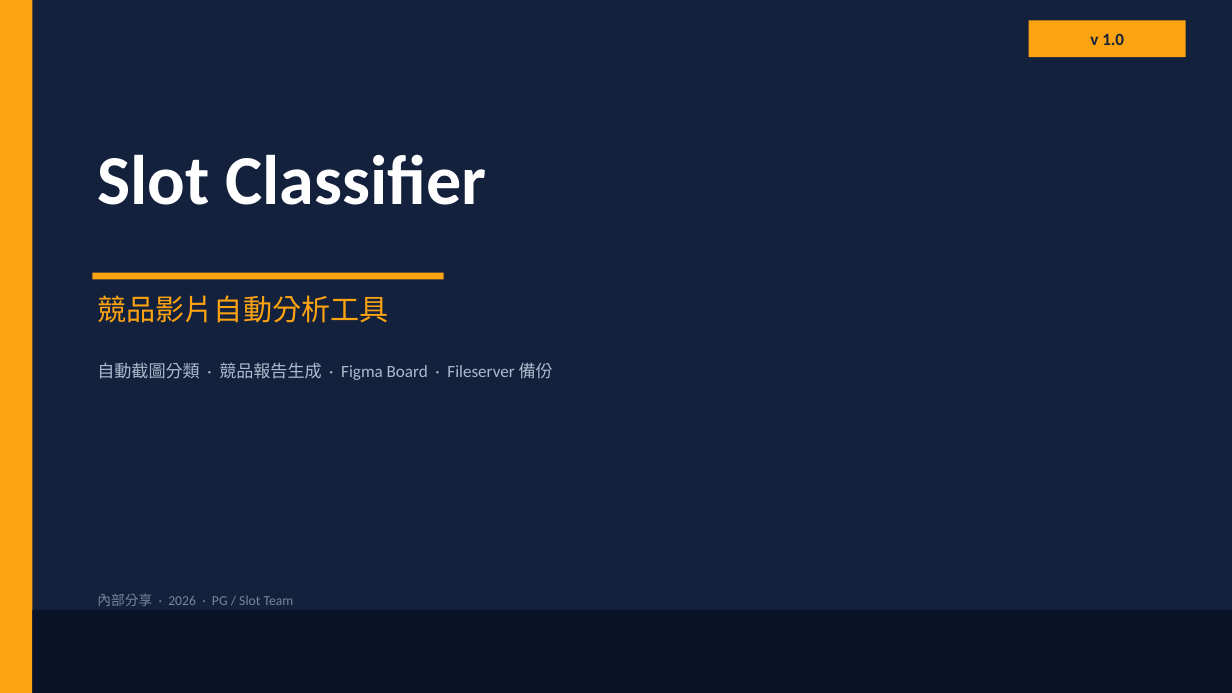
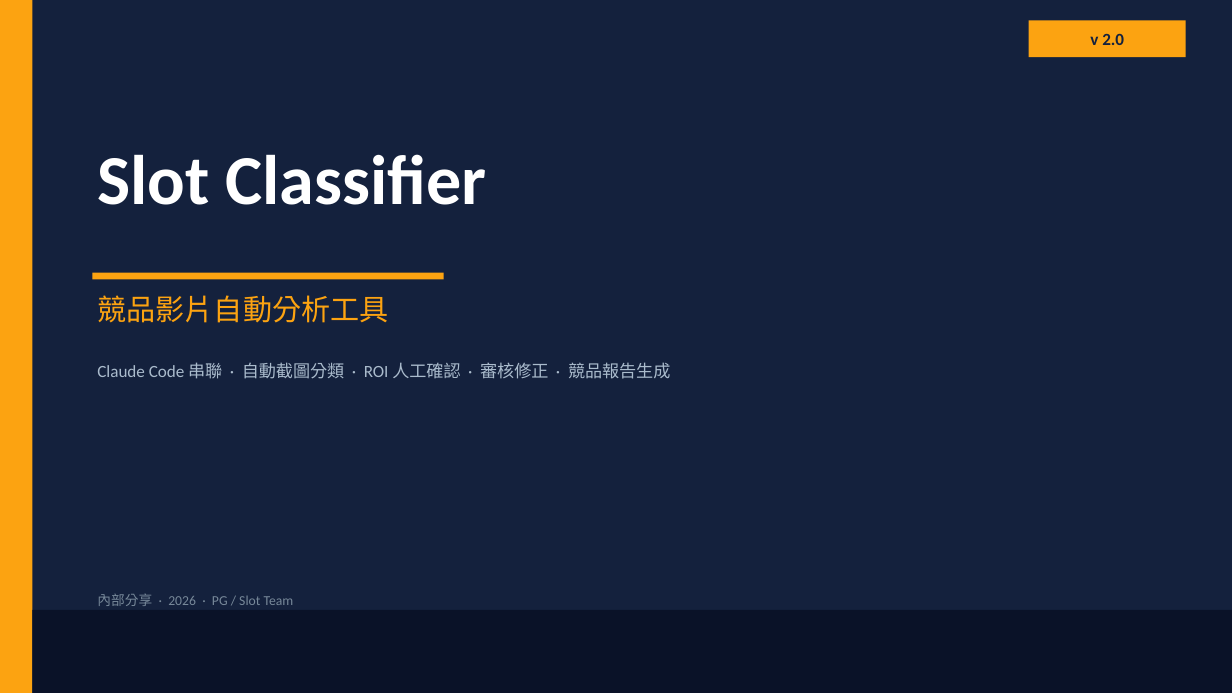
Before and after one commit to Ashley860511/slot-classifier, a slide deck: slide 1 of docs/slot_classifier_share.pptx. Drawn at 1232x693 pixels with LibreOffice and Linux fonts; fonts in the diff are those of the drawing. Boxes give left, top, right and bottom in pixels: in the first picture for what was removed or moved away, otherwise in the second. Text is boxed around its words. In the diff, an @@ line names an element or a change of style, - is before the commit and + after.

```diff
--- a/docs/slot_classifier_share.pptx
+++ b/docs/slot_classifier_share.pptx
@@ text in rectangle at box(1090, 33, 1124, 45): text changed @@
-v 1.0
+v 2.0
@@ text at box(97, 362, 670, 379): text changed @@
-自動截圖分類 · 競品報告生成 · Figma Board · Fileserver 備份
+Claude Code 串聯 · 自動截圖分類 · ROI 人工確認 · 審核修正 · 競品報告生成
```
Also in this commit, not shown: 10 other slides changed, 1 slide added, 1 slide removed.
